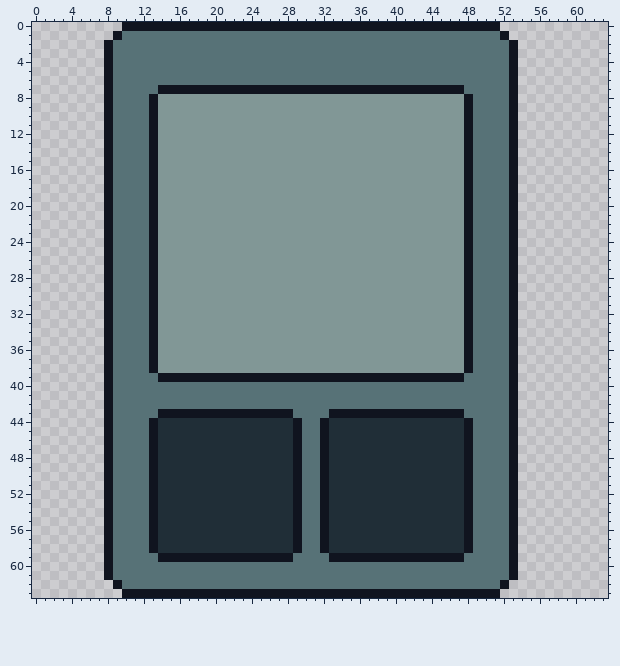
File history of a pixel-art file, Assets/Cards/Sprites/Placeholder.aseprite. The picture above was drawn from the file before the commit.
64x64 pixels, 1 frame.
New version:
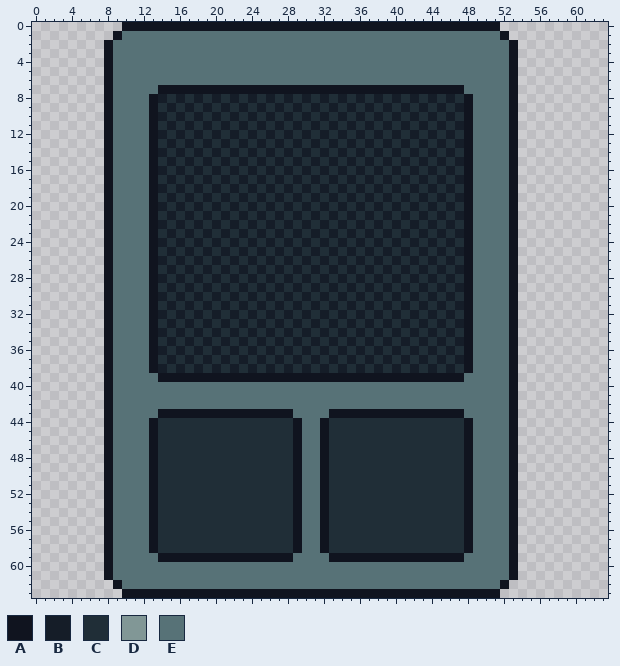
Palette (. is transparent): A #10141f  B #151d28  C #202e37  D #819796  E #577277
Edits made:
layer "Artwork" added
layer "Layer 1" removed
--- layer "Artwork"
@@ x 12..49 @@
  7 EEAAAAAAAAAAAAAAAAAAAAAAAAAAAAAAAAAAEE
- 8 EADDDDDDDDDDDDDDDDDDDDDDDDDDDDDDDDDDAE
- 9 EADDDDDDDDDDDDDDDDDDDDDDDDDDDDDDDDDDAE
-10 EADDDDDDDDDDDDDDDDDDDDDDDDDDDDDDDDDDAE
-11 EADDDDDDDDDDDDDDDDDDDDDDDDDDDDDDDDDDAE
-12 EADDDDDDDDDDDDDDDDDDDDDDDDDDDDDDDDDDAE
-13 EADDDDDDDDDDDDDDDDDDDDDDDDDDDDDDDDDDAE
-14 EADDDDDDDDDDDDDDDDDDDDDDDDDDDDDDDDDDAE
-15 EADDDDDDDDDDDDDDDDDDDDDDDDDDDDDDDDDDAE
-16 EADDDDDDDDDDDDDDDDDDDDDDDDDDDDDDDDDDAE
-17 EADDDDDDDDDDDDDDDDDDDDDDDDDDDDDDDDDDAE
-18 EADDDDDDDDDDDDDDDDDDDDDDDDDDDDDDDDDDAE
-19 EADDDDDDDDDDDDDDDDDDDDDDDDDDDDDDDDDDAE
-20 EADDDDDDDDDDDDDDDDDDDDDDDDDDDDDDDDDDAE
-21 EADDDDDDDDDDDDDDDDDDDDDDDDDDDDDDDDDDAE
-22 EADDDDDDDDDDDDDDDDDDDDDDDDDDDDDDDDDDAE
-23 EADDDDDDDDDDDDDDDDDDDDDDDDDDDDDDDDDDAE
-24 EADDDDDDDDDDDDDDDDDDDDDDDDDDDDDDDDDDAE
-25 EADDDDDDDDDDDDDDDDDDDDDDDDDDDDDDDDDDAE
-26 EADDDDDDDDDDDDDDDDDDDDDDDDDDDDDDDDDDAE
-27 EADDDDDDDDDDDDDDDDDDDDDDDDDDDDDDDDDDAE
-28 EADDDDDDDDDDDDDDDDDDDDDDDDDDDDDDDDDDAE
-29 EADDDDDDDDDDDDDDDDDDDDDDDDDDDDDDDDDDAE
-30 EADDDDDDDDDDDDDDDDDDDDDDDDDDDDDDDDDDAE
-31 EADDDDDDDDDDDDDDDDDDDDDDDDDDDDDDDDDDAE
-32 EADDDDDDDDDDDDDDDDDDDDDDDDDDDDDDDDDDAE
-33 EADDDDDDDDDDDDDDDDDDDDDDDDDDDDDDDDDDAE
-34 EADDDDDDDDDDDDDDDDDDDDDDDDDDDDDDDDDDAE
-35 EADDDDDDDDDDDDDDDDDDDDDDDDDDDDDDDDDDAE
-36 EADDDDDDDDDDDDDDDDDDDDDDDDDDDDDDDDDDAE
-37 EADDDDDDDDDDDDDDDDDDDDDDDDDDDDDDDDDDAE
-38 EADDDDDDDDDDDDDDDDDDDDDDDDDDDDDDDDDDAE
+ 8 EABCBCBCBCBCBCBCBCBCBCBCBCBCBCBCBCBCAE
+ 9 EACBCBCBCBCBCBCBCBCBCBCBCBCBCBCBCBCBAE
+10 EABCBCBCBCBCBCBCBCBCBCBCBCBCBCBCBCBCAE
+11 EACBCBCBCBCBCBCBCBCBCBCBCBCBCBCBCBCBAE
+12 EABCBCBCBCBCBCBCBCBCBCBCBCBCBCBCBCBCAE
+13 EACBCBCBCBCBCBCBCBCBCBCBCBCBCBCBCBCBAE
+14 EABCBCBCBCBCBCBCBCBCBCBCBCBCBCBCBCBCAE
+15 EACBCBCBCBCBCBCBCBCBCBCBCBCBCBCBCBCBAE
+16 EABCBCBCBCBCBCBCBCBCBCBCBCBCBCBCBCBCAE
+17 EACBCBCBCBCBCBCBCBCBCBCBCBCBCBCBCBCBAE
+18 EABCBCBCBCBCBCBCBCBCBCBCBCBCBCBCBCBCAE
+19 EACBCBCBCBCBCBCBCBCBCBCBCBCBCBCBCBCBAE
+20 EABCBCBCBCBCBCBCBCBCBCBCBCBCBCBCBCBCAE
+21 EACBCBCBCBCBCBCBCBCBCBCBCBCBCBCBCBCBAE
+22 EABCBCBCBCBCBCBCBCBCBCBCBCBCBCBCBCBCAE
+23 EACBCBCBCBCBCBCBCBCBCBCBCBCBCBCBCBCBAE
+24 EABCBCBCBCBCBCBCBCBCBCBCBCBCBCBCBCBCAE
+25 EACBCBCBCBCBCBCBCBCBCBCBCBCBCBCBCBCBAE
+26 EABCBCBCBCBCBCBCBCBCBCBCBCBCBCBCBCBCAE
+27 EACBCBCBCBCBCBCBCBCBCBCBCBCBCBCBCBCBAE
+28 EABCBCBCBCBCBCBCBCBCBCBCBCBCBCBCBCBCAE
+29 EACBCBCBCBCBCBCBCBCBCBCBCBCBCBCBCBCBAE
+30 EABCBCBCBCBCBCBCBCBCBCBCBCBCBCBCBCBCAE
+31 EACBCBCBCBCBCBCBCBCBCBCBCBCBCBCBCBCBAE
+32 EABCBCBCBCBCBCBCBCBCBCBCBCBCBCBCBCBCAE
+33 EACBCBCBCBCBCBCBCBCBCBCBCBCBCBCBCBCBAE
+34 EABCBCBCBCBCBCBCBCBCBCBCBCBCBCBCBCBCAE
+35 EACBCBCBCBCBCBCBCBCBCBCBCBCBCBCBCBCBAE
+36 EABCBCBCBCBCBCBCBCBCBCBCBCBCBCBCBCBCAE
+37 EACBCBCBCBCBCBCBCBCBCBCBCBCBCBCBCBCBAE
+38 EABCBCBCBCBCBCBCBCBCBCBCBCBCBCBCBCBCAE
 39 EEAAAAAAAAAAAAAAAAAAAAAAAAAAAAAAAAAAEE
